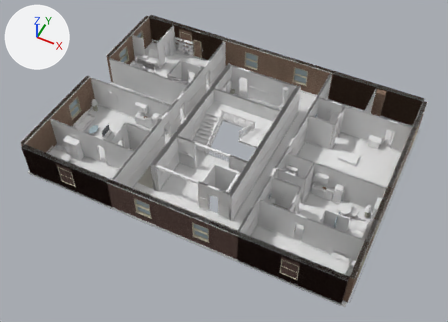
Renders of the glTF model game/assets/building/floor_03.gltf from each side of a commit.
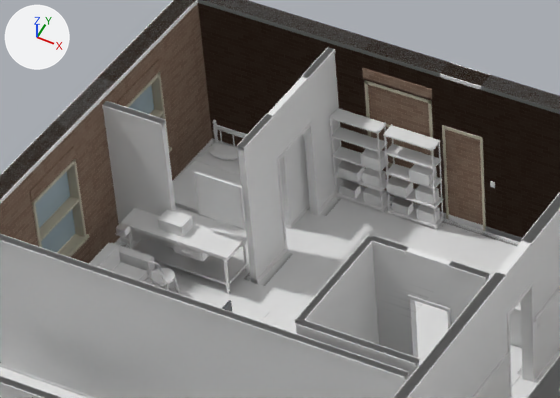
The first picture shows the older version from a camera (50 mm lens) standing at (16.0, -33.1, 45.8) and looking at (-0.1, -0.9, 5.6). The close-ups show the older and then the newer version on the part from 25% to 48% of the width and 5% to 28% of the height of that picture. Only the edits that show in the close-ups are written down. The lights are fixed; the arrows at upper left show +X, +Y and +Z. Objects named as collision shapes, trigger or cutter boxes, shadow casters or lower levels of detail are left out. Vertices at exactly the same position are counted once.

The first close-up shows 'F03_floors_floor_oak', 'F03_furnish_fabric_warm', 'F03_furnish_floor_oak', 'F03_furnish_metal', 'F03_furnish_wood_dark', 'F03_furniture_trim-col', 'F03_glazing-col', 'F03_stone_trim-col', 'F03_trim', 'F03_wainscot', 'F03_walls-col', 'F03_walls_cbrick-col' and 11 more.
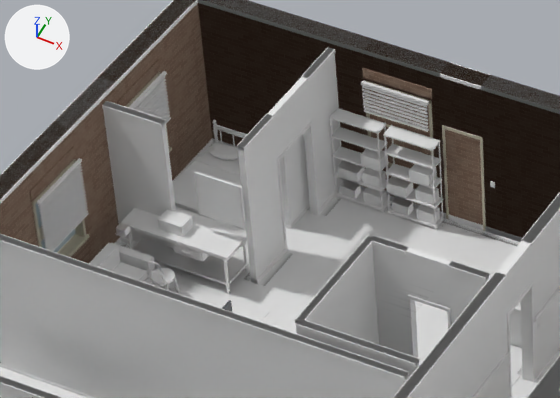
Pixel boxes [x1, y1, x2, y2] of what changed, in the close-ups (560 x 398 px):
'F03_furniture_trim-col', reshaped
    before: [0, 367, 88, 398]
    after: [0, 71, 429, 398]
part 1 of me_f03_furniture_trim_col, added
    after: [37, 71, 429, 251]
'F03_glazing-col', unchanged, covered by the edit
    before: [35, 85, 154, 253]
    after: [35, 202, 76, 253]

The change, as a list of edits to the scene's bpy script:
```text
Change me_f03_furniture_trim_col:
    used by ob_f03_furniture_trim_col; location = (0.0, 0.0, 0.0)
    remove me_f03_furniture_trim_col.from_pydata(...)  # 56 vertices, 84 faces; spans x -12.9..12.3, y 0.2..6.4, z 6.4..9.4
    add me_f03_furniture_trim_col.from_pydata(...)  # 1224 vertices, 1836 faces; spans x -13.6..13.6, y -9.6..9.6, z 6.4..9.4
    me_f03_furniture_trim_col part 1: 352 vertices added at x -13.6..-8.9, y 4.1..9.6, z 7.8..9.0
    other edits to the shape of me_f03_furniture_trim_col do not show in these pictures
```
